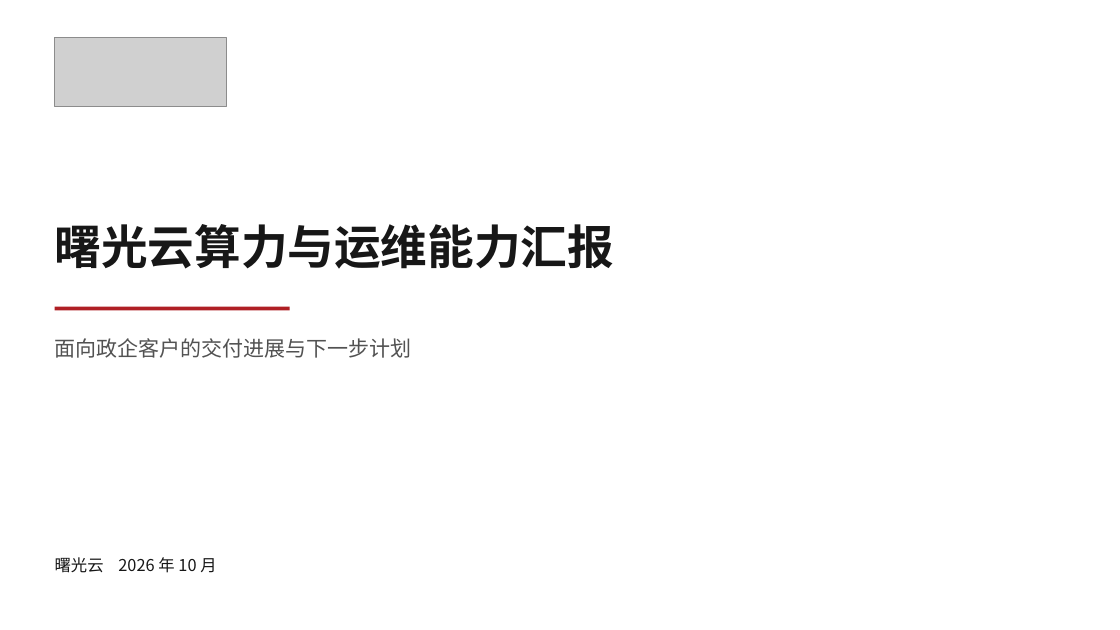
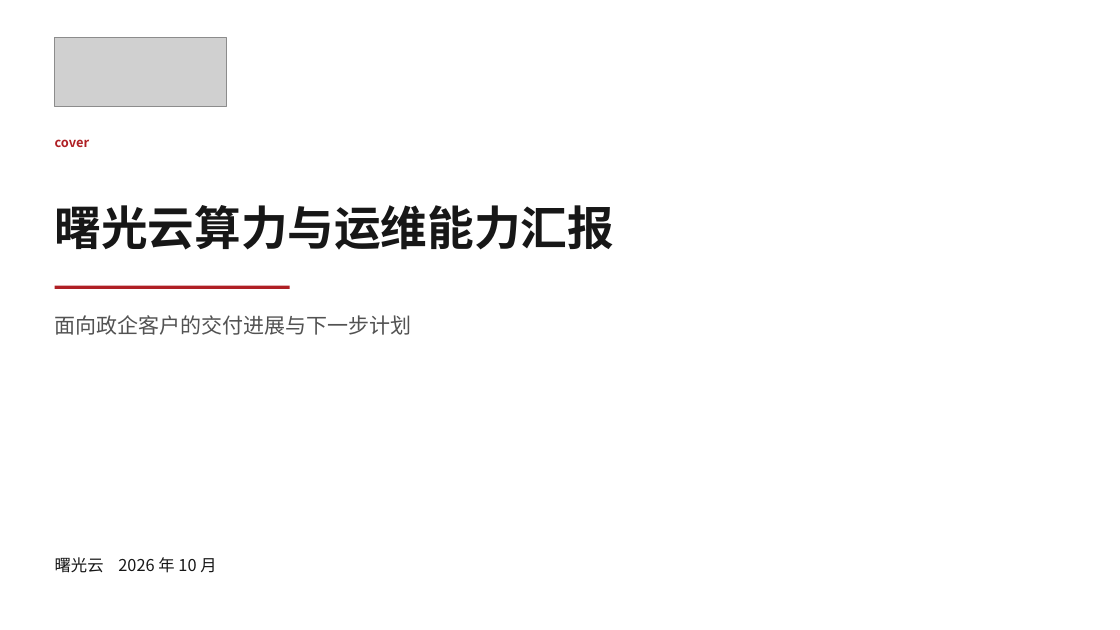
Before and after one commit to tao66175545-boop/sugon-cloud-skillui, a slide deck: slide 1 of skills/sugon-ppt-template/examples/sample-deck.pptx. Drawn at 1120x630 pixels with LibreOffice and Linux fonts; fonts in the diff are those of the drawing; grey boxes stand for pictures. Boxes give left, top, right and bottom in pixels: in the first picture for what was removed or moved away, otherwise in the second. Text is boxed around its words. In the diff, an @@ line names an element or a change of style, - is before the commit and + after.

```diff
--- a/skills/sugon-ppt-template/examples/sample-deck.pptx
+++ b/skills/sugon-ppt-template/examples/sample-deck.pptx
@@ text added at [55, 139, 90, 147], 11 pt, text #AF1F24, bold @@
+cover
@@ text "曙光云算力与运维能力汇报": place and size @@
-text "曙光云算力与运维能力汇报" at [55, 224, 614, 269]
+text "曙光云算力与运维能力汇报" at [55, 205, 614, 250]
@@ rectangle: place and size @@
-rectangle at [55, 307, 290, 310]
+rectangle at [55, 286, 290, 289]
@@ text "面向政企客户的交付进展与下一步计划": place and size @@
-text "面向政企客户的交付进展与下一步计划" at [55, 338, 412, 358]
+text "面向政企客户的交付进展与下一步计划" at [55, 315, 412, 335]
```
Also in this commit, not shown: 6 other slides changed, 28 slides added, 12 other files.
